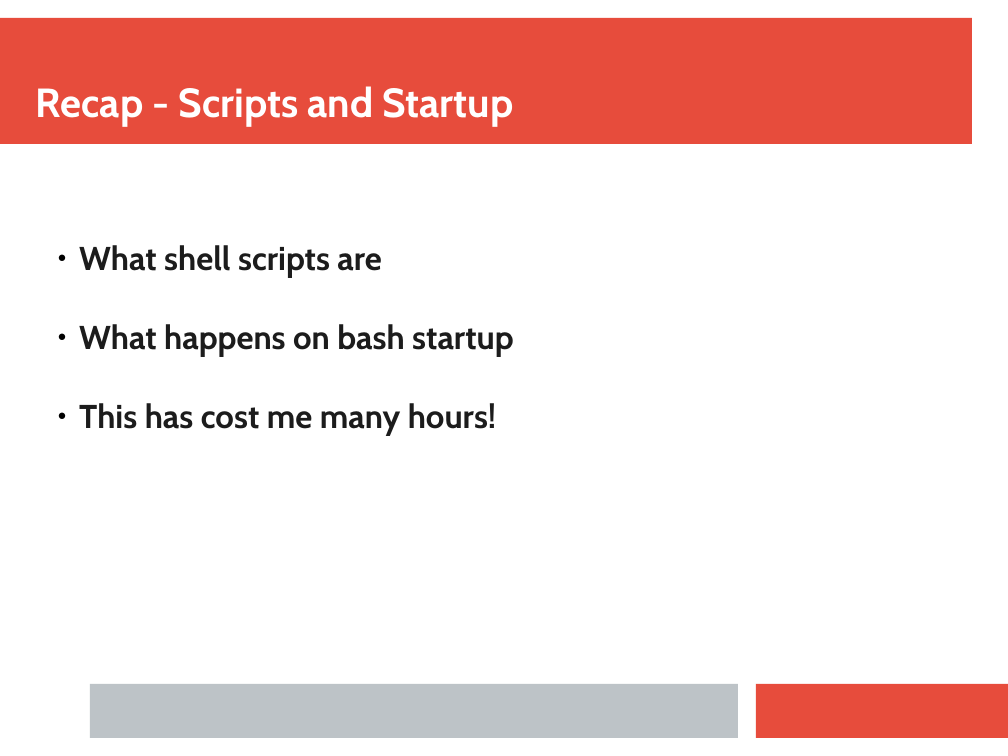
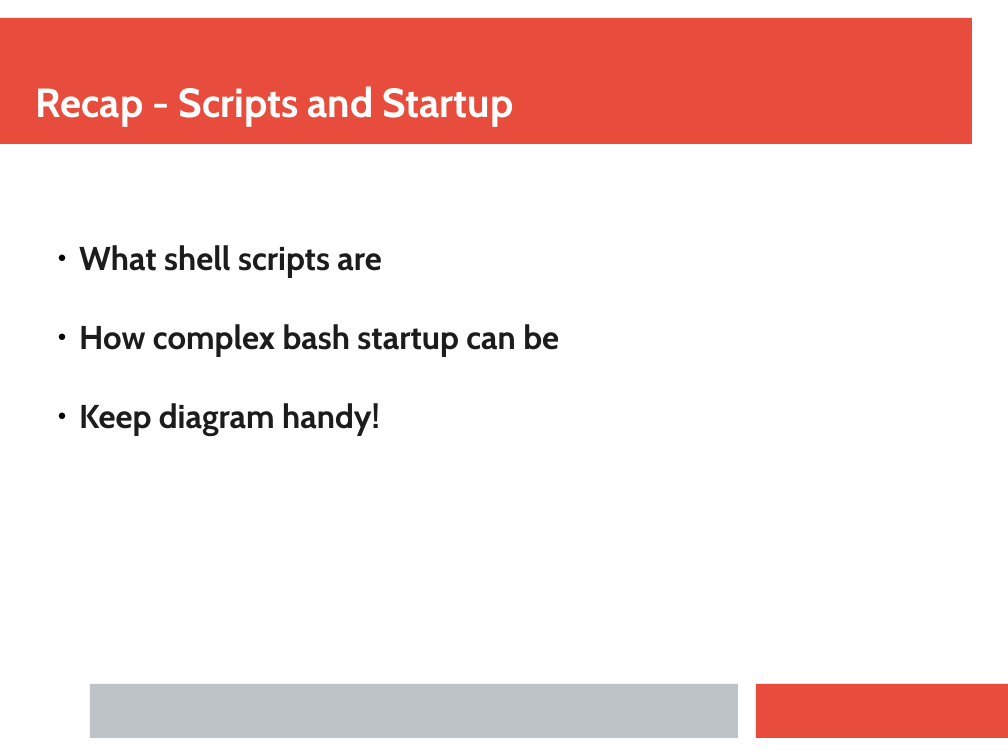
Before and after one commit to ianmiell/introduction-to-bash, a slide deck: slide 78 of slides/introduction_to_bash.pptx (slide 80 before the commit). Drawn at 1008x756 pixels with LibreOffice and Linux fonts; fonts in the diff are those of the drawing. Boxes give left, top, right and bottom in pixels: in the first picture for what was removed or moved away, otherwise in the second. Text is boxed around its words. In the diff, an @@ line names an element or a change of style, - is before the commit and + after.

```diff
--- a/slides/introduction_to_bash.pptx
+++ b/slides/introduction_to_bash.pptx
@@ text at (x1=79, y1=324, x2=559, y2=436): text changed @@
-  ● What happens on bash startup
-  ● This has cost me many hours!
+  ● How complex bash startup can be
+  ● Keep diagram handy!
```
Also in this commit, not shown: 4 other slides changed, 1 slide added, 3 slides removed, 8 other files.
